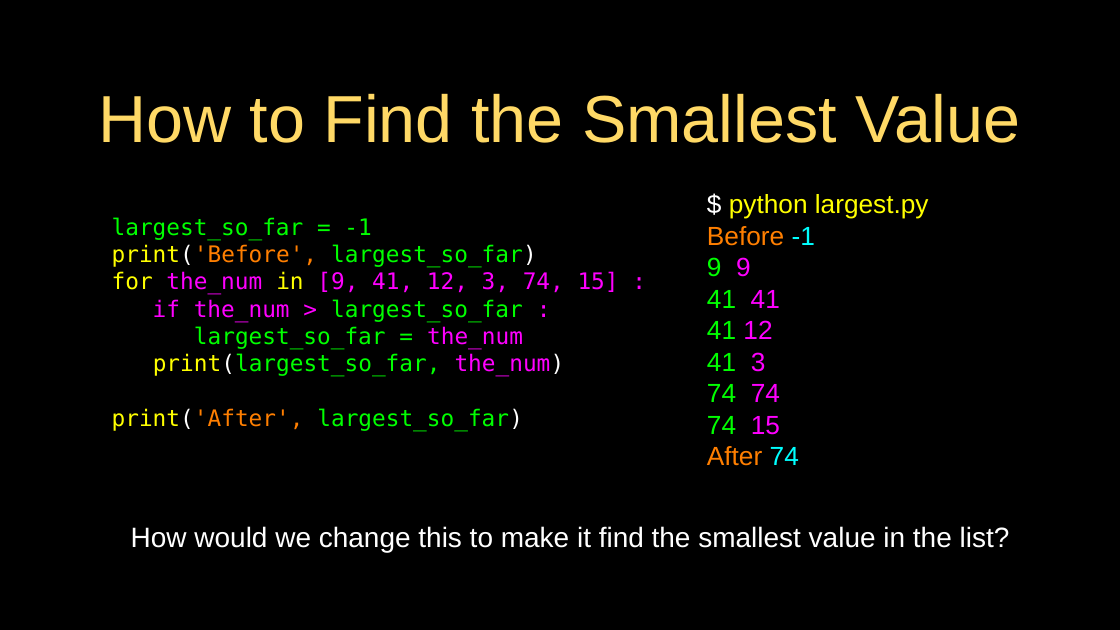
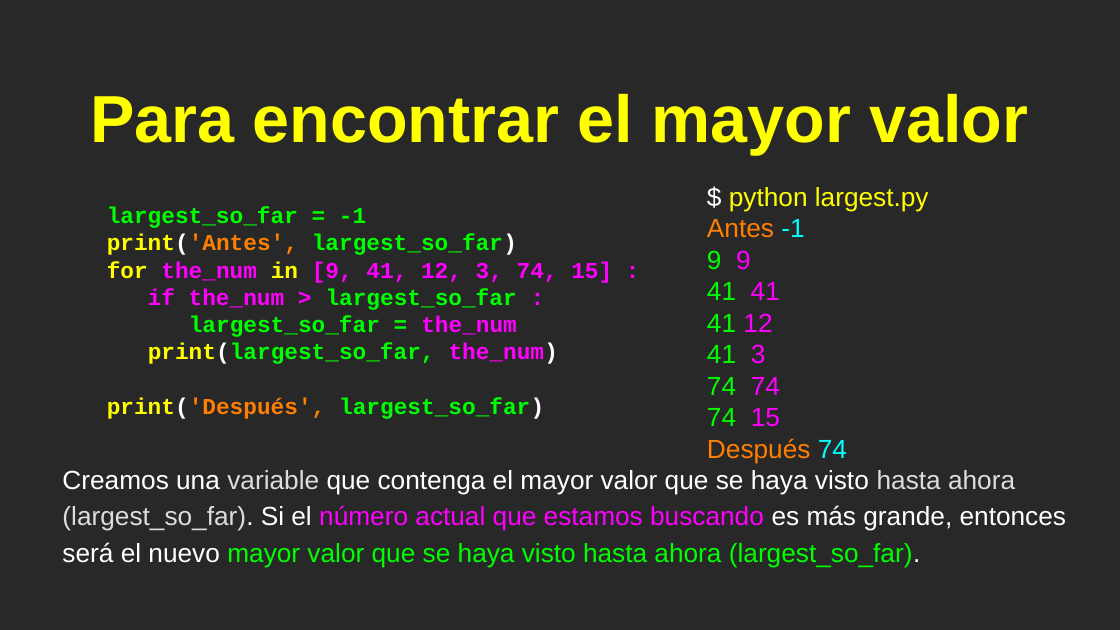
Before and after one commit to csev/py4e, a slide deck: slide 41 of lectures3/Pythonlearn-05-Iterations.pptx (slide 47 before the commit). Drawn at 1120x630 pixels with LibreOffice and Linux fonts; fonts in the diff are those of the drawing. Boxes give left, top, right and bottom in pixels: in the first picture for what was removed or moved away, otherwise in the second. Text is boxed around its words. In the diff, an @@ line names an element or a change of style, - is before the commit and + after.

```diff
--- a/lectures3/Pythonlearn-05-Iterations.pptx
+++ b/lectures3/Pythonlearn-05-Iterations.pptx
@@ background #000000 to #282828 @@
@@ title at [90, 94, 1029, 154]: text changed; text colour #FFD966 to #FFFF00; bold on @@
-How to Find the Smallest Value
+Para encontrar el mayor valor
@@ text "$ python largest.py": place and size @@
-text "$ python largest.py" at [707, 194, 929, 466]
+text "$ python largest.py" at [707, 187, 929, 464]
@@ text "largest_so_far = -1": place and size @@
-text "largest_so_far = -1" at [112, 217, 619, 431]
+text "largest_so_far = -1" at [107, 207, 612, 419]
@@ text at [107, 207, 612, 364]: font DejaVu Sans Mono to Courier New, bold on in "largest_so_far = -1", "for the_num in [9, 41, 12, 3, ...", "if the_num > largest_so_far :", "largest_so_far = the_num" and 1 more places @@
@@ text at [107, 234, 517, 255]: text changed; font DejaVu Sans Mono to Courier New; bold on @@
-print('Before', largest_so_far)
+print('Antes', largest_so_far)
@@ text at [707, 219, 804, 238]: text changed @@
-Before -1
+Antes -1
@@ text at [107, 398, 544, 419]: text changed; font DejaVu Sans Mono to Courier New; bold on @@
-print('After', largest_so_far)
+print('Después', largest_so_far)
@@ text at [707, 438, 847, 464]: text changed @@
-After 74
+Después 74
@@ text added at [62, 470, 1066, 567], 30 pt, text #FFFFFF @@
+Creamos una variable que contenga el mayor valor que se haya visto hasta ahora (largest_so_far). Si el número actual que estamos buscando es más grande, entonces será el nuevo mayor valor que se haya visto hasta ahora (largest_so_far).
@@ text removed at [131, 526, 1010, 552] @@
-How would we change this to make it find the smallest value in the list?
@@ rectangle removed at [0, 576, 1120, 630] @@
```
Also in this commit, not shown: 17 other slides changed, 36 slides added, 35 slides removed, 4 other files.
